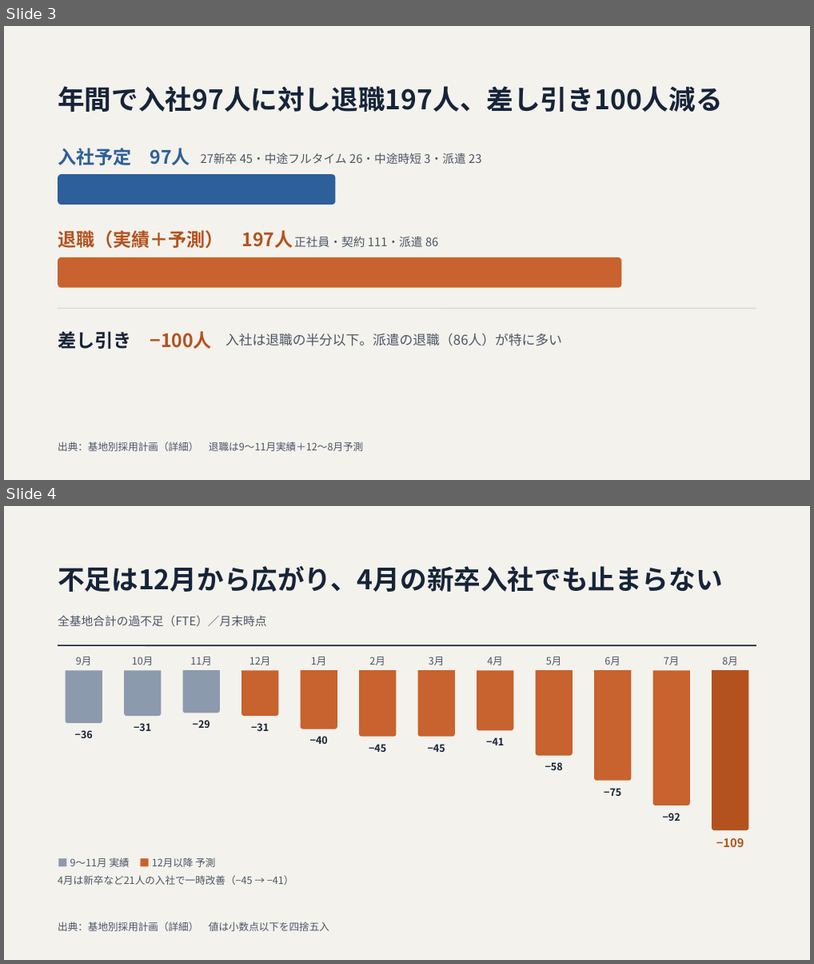
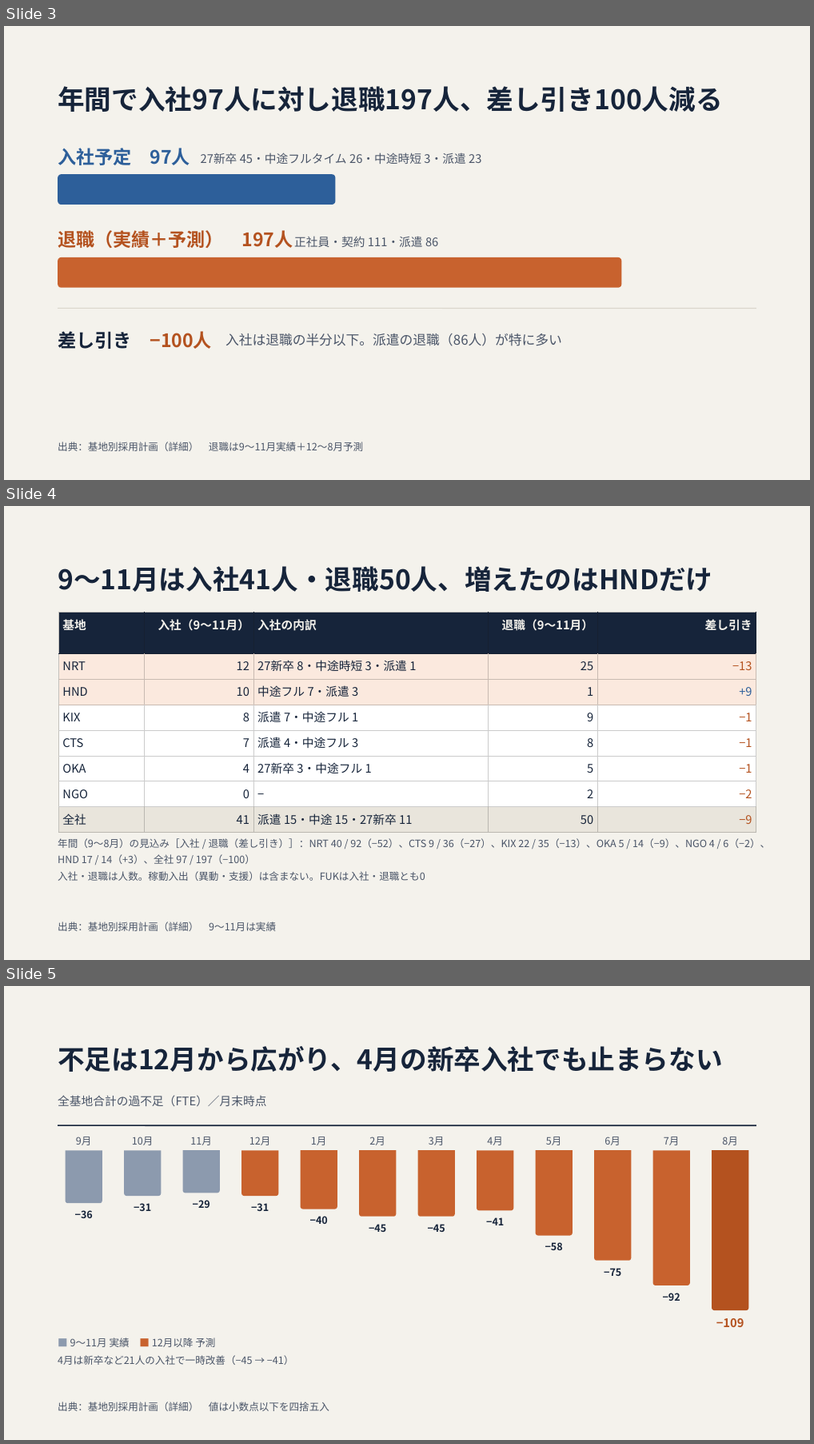
Before and after one commit to asamitango0929-arch/test, a slide deck: 基地別採用計画_戦略会議資料_11月締め.pptx. Shown one above the other, each under a label of ours: slides 3 and 4 before the commit, slides 3, 4 and 5 after it. The pictures are 814x964 and 814x1444 pixels, drawn with LibreOffice and Linux fonts; fonts in the diff are those of the drawing. Boxes give left, top, right and bottom in pixels: in the first picture for what was removed or moved away, otherwise in the second. Text is boxed around its words. In the diff, an @@ line names an element or a change of style, - is before the commit and + after.

```diff
--- a/基地別採用計画_戦略会議資料_11月締め.pptx
+++ b/基地別採用計画_戦略会議資料_11月締め.pptx
@@ slide 4 added at <box>4,506,810,960</box>, background #F4F2EC @@
@@ title added at <box>58,566,713,592</box>, 32 pt, text #16243A, bold @@
+9〜11月は入社41人・退職50人、増えたのはHNDだけ
@@ table added at <box>58,612,756,828</box>, 8 rows, 5 columns @@
+基地 | 入社（9〜11月） | 入社の内訳 | 退職（9〜11月） | 差し引き
+NRT | 12 | 27新卒 8・中途時短 3・派遣 1 | 25 | −13
+HND | 10 | 中途フル 7・派遣 3 | 1 | +9
+KIX | 8 | 派遣 7・中途フル 1 | 9 | −1
+CTS | 7 | 派遣 4・中途フル 3 | 8 | −1
+OKA | 4 | 27新卒 3・中途フル 1 | 5 | −1
+NGO | 0 | − | 2 | −2
+全社 | 41 | 派遣 15・中途 15・27新卒 11 | 50 | −9
@@ text added at <box>58,838,770,880</box>, 12 pt, text #4A5568 @@
+年間（9〜8月）の見込み［入社 / 退職（差し引き）］：NRT 40 / 92（−52）、CTS 9 / 36（−27）、KIX 22 / 35（−13）、OKA 5 / 14（−9）、NGO 4 / 6（−2）、HND 17 / 14（+3）、全社 97 / 197（−100）
+入社・退職は人数。稼動入出（異動・支援）は含まない。FUKは入社・退職とも0
@@ text added at <box>58,921,276,931</box>, 12 pt, text #4A5568 @@
+出典：基地別採用計画（詳細） 9〜11月は実績
@@ what was slide 4 is now slide 5 @@
```
Also in this commit, not shown: 1 other slide added.
